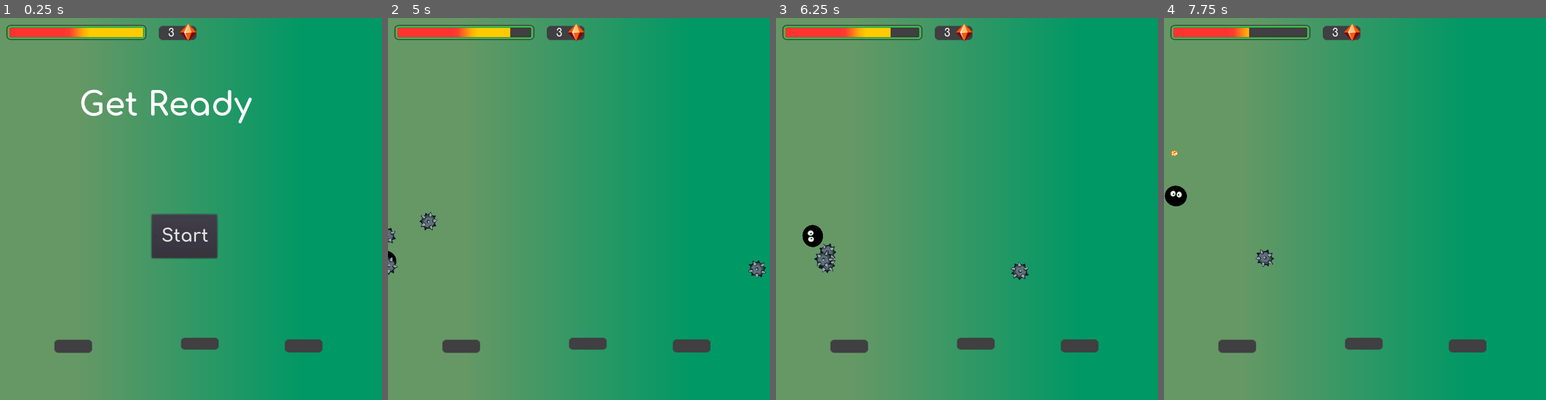
Above: before the commit, frames 1-4 (left to right).
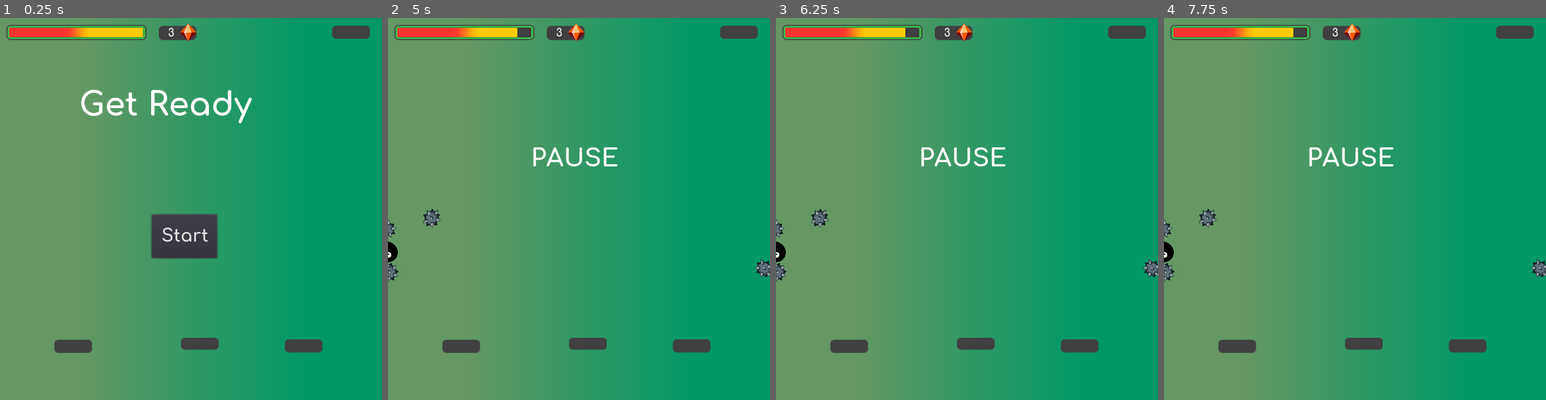
Above: after the commit, the same moments.

Repository: Rahisbel/Battle-Snake
Game: Godot game, scene res://Escenas/Main.tscn
Same seed, same stepped clock (60 frames per second), same inputs: the game is played once before the commit and once after it.
Inputs:
- Up to frame 1 (0.25 s): no input
- Up to frame 2 (5 s): click "Start" at 0.5 s; hold Right (ui_right) 1.28-2.03 s; hold Left (ui_left) 2.03-2.78 s; hold Right (ui_right) 2.78-3.53 s; hold Up (ui_up) 3.53-4.28 s; hold Left (ui_left) from 4.28 s (still down); tap Space (pause, bound only after the commit) at 4.9 s
- Up to frame 3 (6.25 s): keep holding Left (ui_left)
- Up to frame 4 (7.75 s): release Left (ui_left) at 6.53 s; hold Right (ui_right) 6.53-7.28 s; hold Up (ui_up) from 7.28 s (still down)

The runs differ from the first frame. In frame 1, 0.3% of the frame differs, in the area x 86-97%, y 2-6%; in frame 2, 1.4%; in frame 3, 2.0%, in the area x 0-100%, y 2-69%; in frame 4, 2.0%.

Commit message:
Pausa parte 1

Diff:
--- a/Escenas/Disparo.tscn
+++ b/Escenas/Disparo.tscn
@@ -35,6 +35,7 @@
 frames = SubResource( 2 )
 animation = "bala"
 frame = 1
+speed_scale = 2.0
 playing = true
 __meta__ = {
 "_edit_group_": true
--- a/Escenas/Main.tscn
+++ b/Escenas/Main.tscn
@@ -9,11 +9,17 @@
 [ext_resource path="res://Escenas/Jugador.tscn" type="PackedScene" id=7]
 [ext_resource path="res://Escenas/Menu.tscn" type="PackedScene" id=8]
 [ext_resource path="res://Imagenes/label_HP_bg.png" type="Texture" id=9]
+[ext_resource path="res://Scripts/pausa.gd" type="Script" id=10]
+[ext_resource path="res://font/Comfortaa-Bold.ttf" type="DynamicFontData" id=11]
 
 [sub_resource type="Curve2D" id=1]
 _data = {
 "points": PoolVector2Array( 0, 0, 0, 0, -0.692373, -2.5436, 0, 0, 0, 0, 1021.43, -2.5436, 0, 0, 0, 0, 1008.96, 705.3, 0, 0, 0, 0, 526.128, 702.782, 0, 0, 0, 0, 6.43553, 700.265, 0, 0, 0, 0, -0.692373, -2.5436 )
 }
+
+[sub_resource type="DynamicFont" id=2]
+size = 45
+font_data = ExtResource( 11 )
 
 [node name="Main" type="Node"]
 script = ExtResource( 1 )
@@ -70,6 +76,24 @@
 position = Vector2( 505.893, 582.899 )
 normal = ExtResource( 9 )
 
+[node name="pause" type="TouchScreenButton" parent="."]
+pause_mode = 2
+position = Vector2( 592.611, 8.20223 )
+normal = ExtResource( 9 )
+
+[node name="pausa" type="Node" parent="."]
+pause_mode = 2
+script = ExtResource( 10 )
+
+[node name="Label" type="Label" parent="pausa"]
+margin_left = 262.471
+margin_top = 231.713
+margin_right = 423.471
+margin_bottom = 282.713
+custom_fonts/font = SubResource( 2 )
+text = "PAUSE"
+align = 1
+
 [connection signal="cuerpo" from="Jugador" to="." method="_on_Jugador_cuerpo"]
 [connection signal="disparo" from="Jugador" to="." method="_on_Jugador_disparo"]
 [connection signal="health" from="Jugador" to="GUI" method="_on_Jugador_health"]
@@ -84,3 +108,5 @@
 [connection signal="released" from="shots" to="Jugador" method="_on_shots_released"]
 [connection signal="pressed" from="right" to="Jugador" method="_on_right_pressed"]
 [connection signal="released" from="right" to="Jugador" method="_on_right_released"]
+[connection signal="pressed" from="pause" to="pausa" method="_on_pause_pressed"]
+[connection signal="released" from="pause" to="pausa" method="_on_pause_released"]
--- /dev/null
+++ b/Scripts/pausa.gd
@@ -0,0 +1,23 @@
+extends Node
+
+var pausa = false
+
+func _ready():
+	$Label.visible = false
+
+func _process(delta):
+	pass
+	if Input.is_action_just_pressed("pause") or pausa:
+		if get_tree().paused == false:
+			get_tree().paused = true
+			$Label.visible = true
+		else:
+			get_tree().paused = false
+			$Label.visible = false
+			_on_pause_released()
+
+func _on_pause_pressed():
+	pausa = true
+
+func _on_pause_released():
+	pausa = false
--- a/project.godot
+++ b/project.godot
@@ -25,6 +25,14 @@
 window/handheld/orientation="portrait"
 window/stretch/mode="2d"
 
+[input]
+
+pause={
+"deadzone": 0.5,
+"events": [ Object(InputEventKey,"resource_local_to_scene":false,"resource_name":"","device":0,"alt":false,"shift":false,"control":false,"meta":false,"command":false,"pressed":false,"scancode":32,"unicode":0,"echo":false,"script":null)
+ ]
+}
+
 [input_devices]
 
 pointing/emulate_touch_from_mouse=true
Not shown: 1 places in Escenas/Main.tscn that only renumber resources
Not shown, changed: Battle Snake.apk
